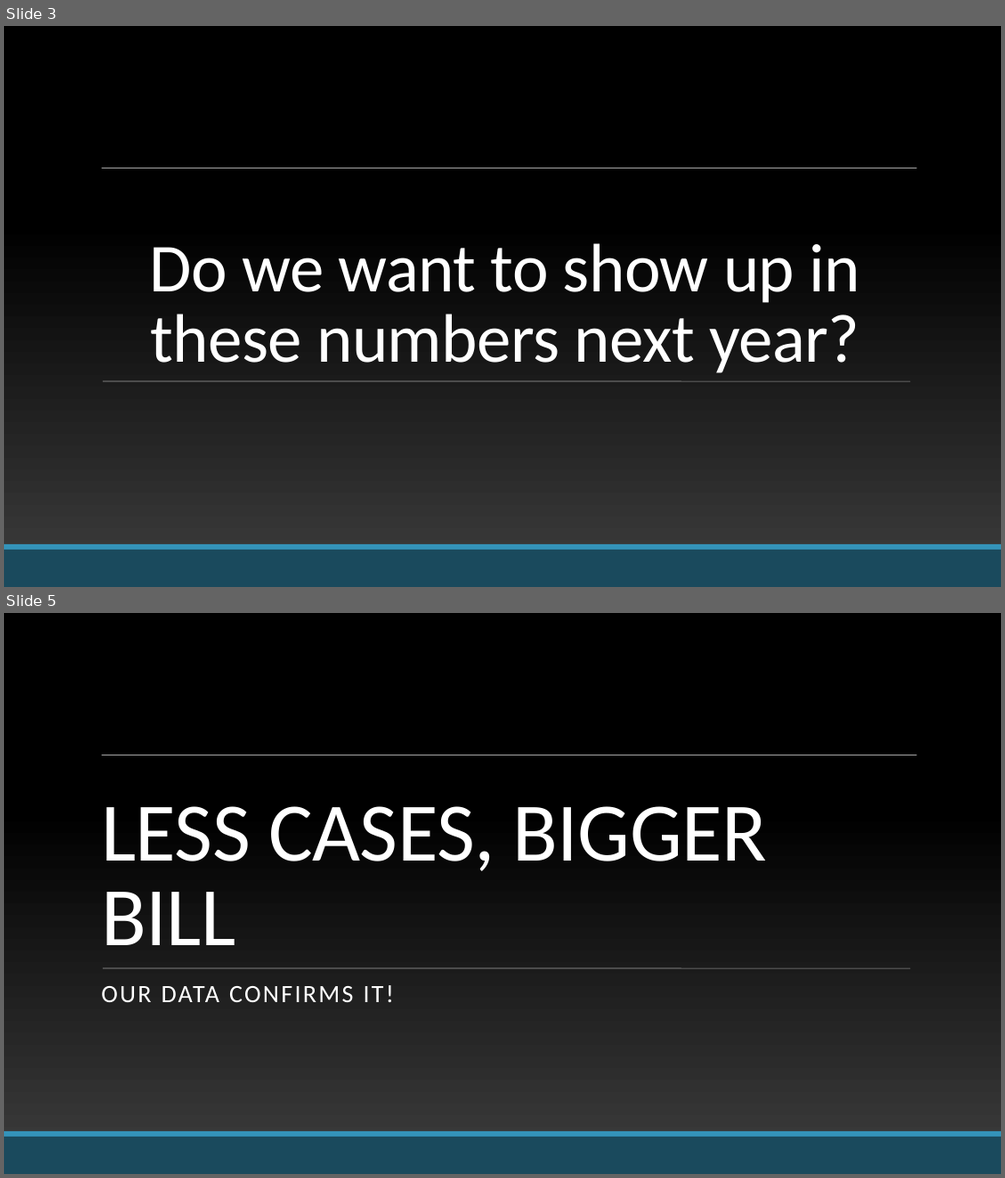
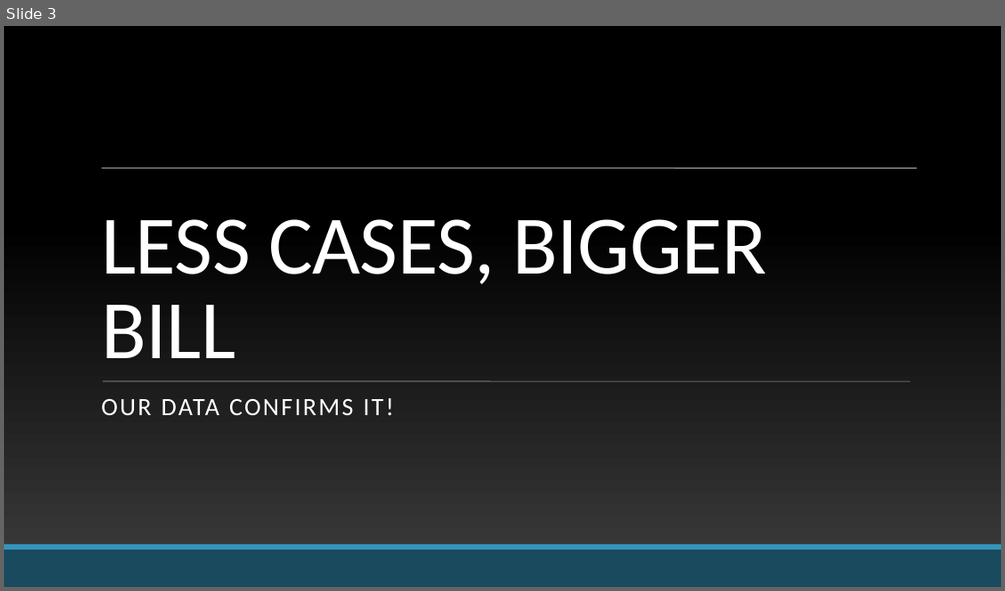
Before and after one commit to KozA777/cyber_project, a slide deck: FINAL_PRESENTATION.pptx. Shown one above the other, each under a label of ours: slides 3 and 5 before the commit, slide 3 after it; the slides between them are not shown. The pictures are 1005x1178 and 1005x591 pixels, drawn with LibreOffice and Linux fonts; fonts in the diff are those of the drawing; background and template pictures are left out. Boxes give left, top, right and bottom in pixels: in the first picture for what was removed or moved away, otherwise in the second. Text is boxed around its words. In the diff, an @@ line names an element or a change of style, - is before the commit and + after.

```diff
--- a/FINAL_PRESENTATION.pptx
+++ b/FINAL_PRESENTATION.pptx
@@ slide 3 removed at (4, 26, 1001, 587), background picture (left out); not listed: 1 template element that a slide beside it also shows @@
@@ title removed at (150, 243, 861, 373) @@
-Do we want to show up in these numbers next year?
@@ line removed from (103, 381) to (910, 381) @@
@@ line removed from (103, 381) to (910, 381) @@
@@ rectangle removed at (4, 544, 1001, 549) @@
@@ rectangle removed at (4, 549, 1001, 587) @@
@@ text removed at (477, 570, 529, 587) @@
-PUBLIC
@@ what was slide 5 is now slide 3 @@
```
Also in this commit, not shown: 14 slides changed, 1 other slide removed.
